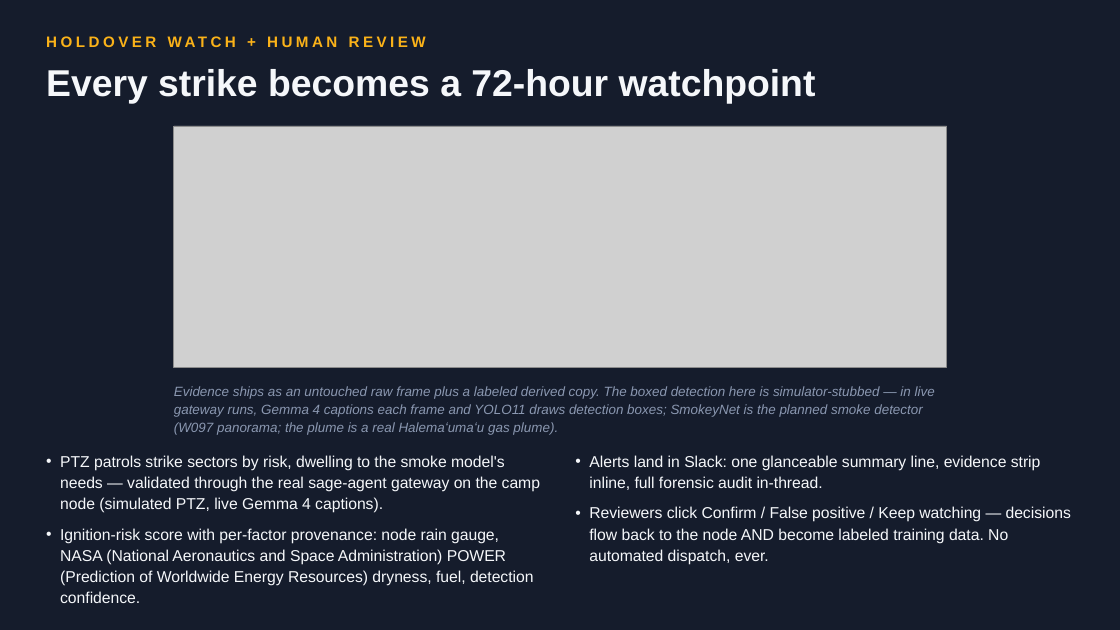
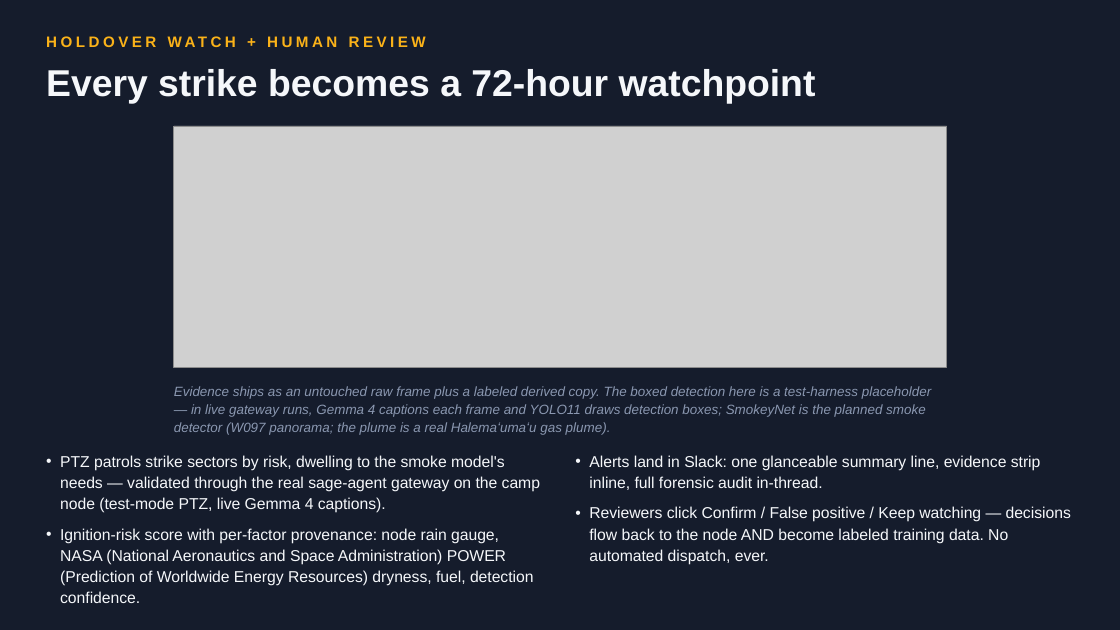
Before and after one commit to scwatson4/sage-summer-camp-2026, a slide deck: slide 7 of flashpoint/deck/FlashPoint-Camp-Results.pptx. Drawn at 1120x630 pixels with LibreOffice and Linux fonts; fonts in the diff are those of the drawing; grey boxes stand for pictures. Boxes give left, top, right and bottom in pixels: in the first picture for what was removed or moved away, otherwise in the second. Text is boxed around its words. In the diff, an @@ line names an element or a change of style, - is before the commit and + after.

```diff
--- a/flashpoint/deck/FlashPoint-Camp-Results.pptx
+++ b/flashpoint/deck/FlashPoint-Camp-Results.pptx
@@ text at (x1=174, y1=386, x2=931, y2=435): text changed @@
-Evidence ships as an untouched raw frame plus a labeled derived copy. The boxed detection here is simulator-stubbed — in live gateway runs, Gemma 4 captions each frame and YOLO11 draws detection boxes; SmokeyNet is the planned smoke detector (W097 panorama; the plume is a real Halemaʻumaʻu gas plume).
+Evidence ships as an untouched raw frame plus a labeled derived copy. The boxed detection here is a test-harness placeholder — in live gateway runs, Gemma 4 captions each frame and YOLO11 draws detection boxes; SmokeyNet is the planned smoke detector (W097 panorama; the plume is a real Halemaʻumaʻu gas plume).
@@ text at (x1=60, y1=455, x2=540, y2=513): text changed @@
-• PTZ patrols strike sectors by risk, dwelling to the smoke model's needs — validated through the real sage-agent gateway on the camp node (simulated PTZ, live Gemma 4 captions).
+• PTZ patrols strike sectors by risk, dwelling to the smoke model's needs — validated through the real sage-agent gateway on the camp node (test-mode PTZ, live Gemma 4 captions).
```
Also in this commit, not shown: 2 other slides changed, 6 other files.
